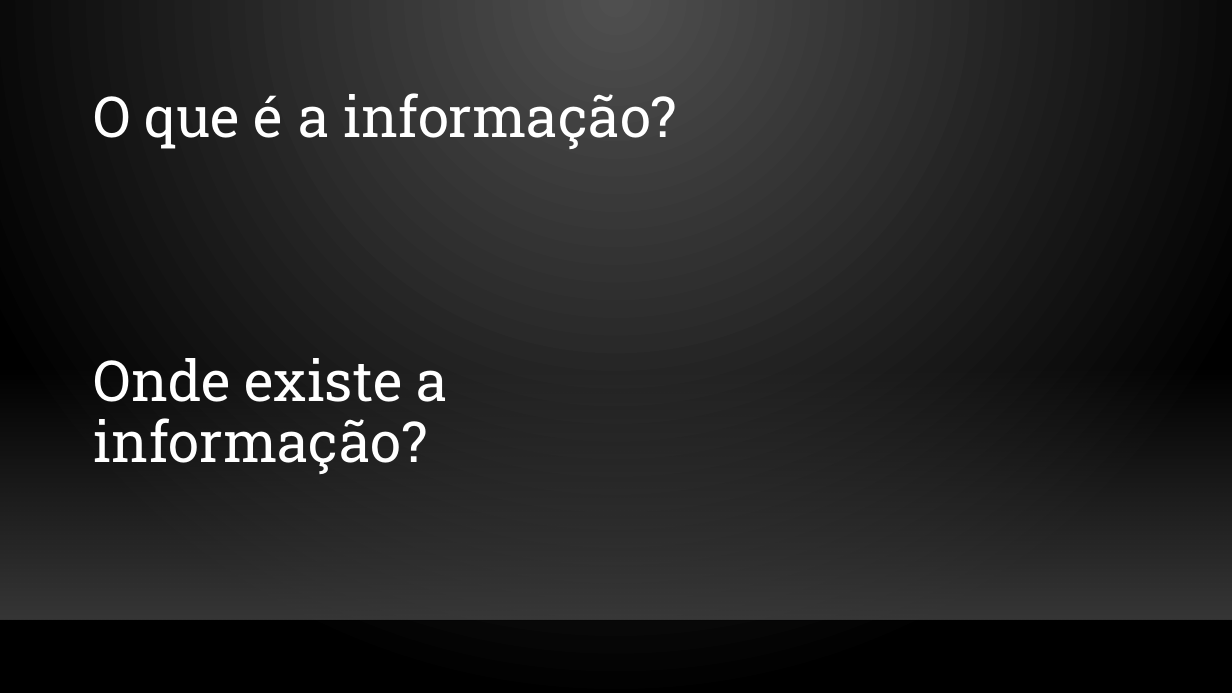
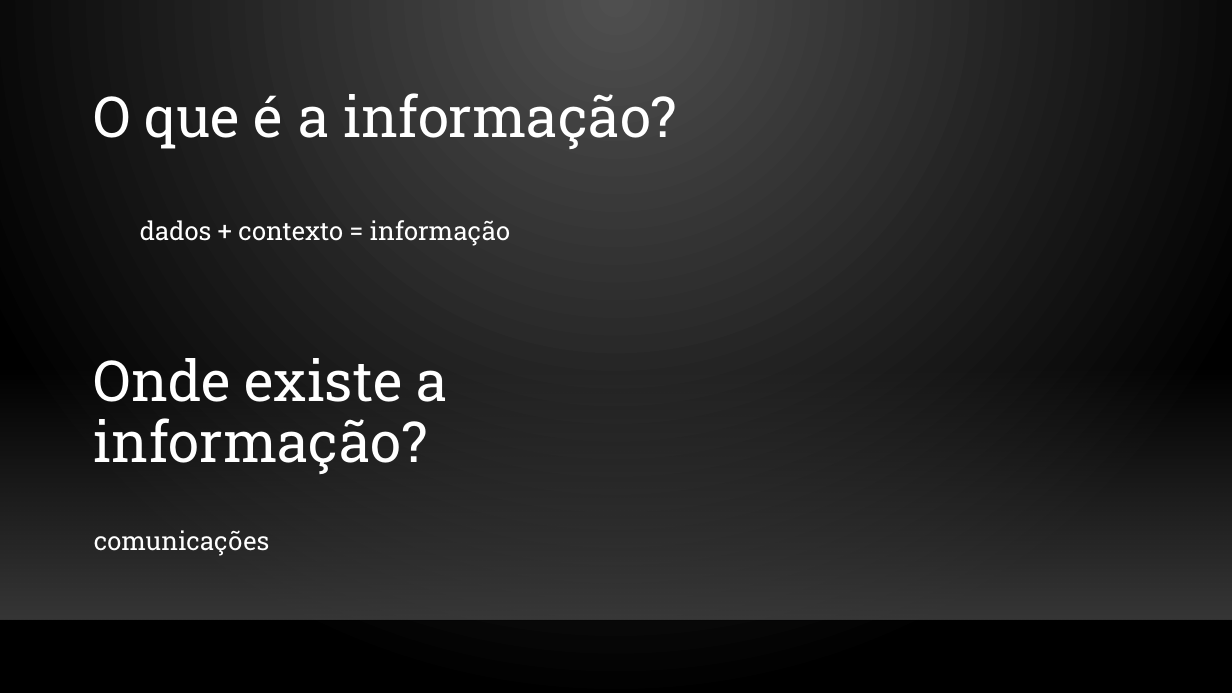
Before and after one commit to inesamil/projeto, a slide deck: slide 2 of Documentos/4. Apresentação Individual/Nuno/Apresentação.pptx. Drawn at 1232x693 pixels with LibreOffice and Linux fonts; fonts in the diff are those of the drawing; background and template pictures are left out. Boxes give left, top, right and bottom in pixels: in the first picture for what was removed or moved away, otherwise in the second. Text is boxed around its words. In the diff, an @@ line names an element or a change of style, - is before the commit and + after.

```diff
--- a/Documentos/4. Apresentação Individual/Nuno/Apresentação.pptx
+++ b/Documentos/4. Apresentação Individual/Nuno/Apresentação.pptx
@@ text added at (140, 220, 510, 246), 20 pt, text #FFFFFF @@
+dados + contexto = informação
@@ text added at (94, 530, 270, 556), 20 pt, text #FFFFFF @@
+comunicações
```
Also in this commit, not shown: 2 other slides changed, 3 other files.
